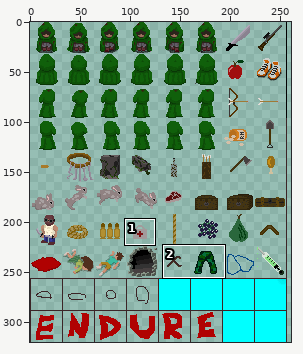
A sprite sheet gets an edit: Assets/Sprites/Tiles.png. The first picture is a wide view before the edit; the outline marks the close-up.
Close-up. Old version:
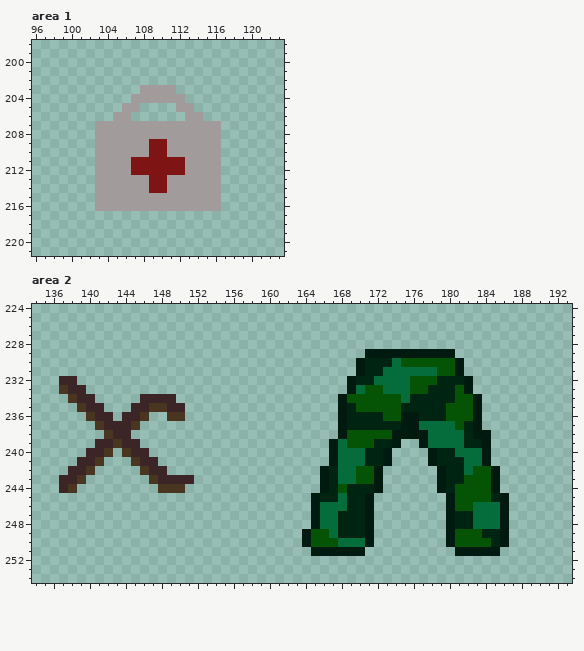
The file is 320x320 pixels. Pixels under 10% opacity are left out. Colours within 5 levels of each other are drawn and written as one. Shown: area 1: x 96..123, y 198..221; area 2: x 134..193, y 224..254. The wide view leaves out empty margins.
New version:
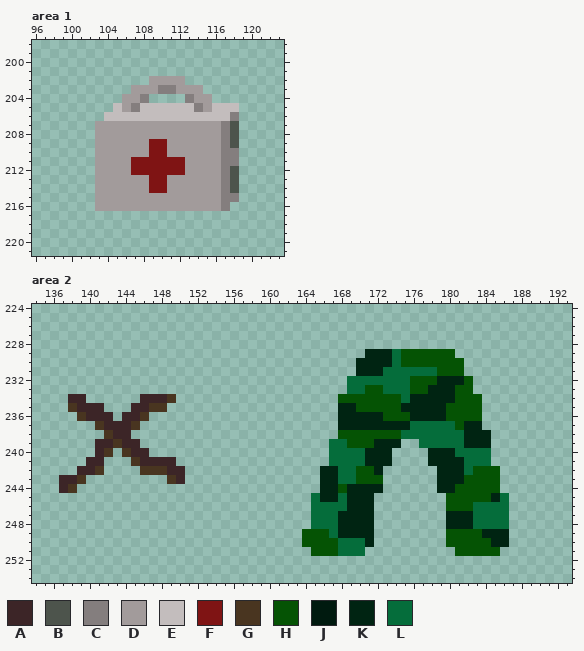
Palette (. is transparent): A #3c2527  B #4d544c  C #847e7e  D #a29b9b  E #c3bdbd  F #7f1414  G #493520  H #055304  J #001a0f  K #002412  L #056d3b
Change:
Area 1:
Colour B is added in rows 207 to 209 at x 118; in rows 212 to 214 at x 118.
Colour C is added in row 204 at x 113; in row 205 at x 114; in row 206 at x 118; in rows 207 to 209 at x 117; in rows 210 to 211 at x 117 to 118; in rows 212 to 214 at x 117.
Colour C is added in row 215 at x 117 to 118; in row 216 at x 117.
Colour C replaces colour D in row 203 at x 110 to 111; in row 204 at x 108; in row 205 at x 107.
Colour D is added in row 202 at x 109 to 112; in row 203 at x 107 and 112 to 114; in row 204 at x 106 and 114 to 115; in row 205 at x 115.
Colour E is added in row 205 at x 105, 108 to 111 and 116 to 118; in row 206 at x 104, 107 to 112 and 115 to 117.
Colour E replaces colour D in row 205 at x 112 to 113; in row 206 at x 105 to 106 and 113 to 114.
Colour D is gone in row 204 at x 109 to 112.
Area 2:
Colour A is added in row 241 at x 148 to 149; in row 242 at x 149 to 150.
Colour A replaces colour G in row 234 at x 138; in row 235 at x 139; in row 236 at x 140; in row 241 at x 141; in row 242 at x 140.
Colour G is added in row 235 at x 138; in row 236 at x 139; in row 242 at x 141.
Colour G replaces colour A in row 234 at x 149; in row 242 at x 147 to 148; in row 243 at x 149.
Colour H replaces colour J in row 229 at x 175 to 180; in rows 230 to 231 at x 181; in rows 232 to 233 at x 182; in row 234 at x 168 and 183; in row 235 at x 183; in row 236 at x 175 and 183.
Colour H replaces colour J in row 238 at x 168 and 174; in row 242 at x 185; in row 243 at x 172 and 185; in row 244 at x 185; in rows 245 to 246 at x 180; in rows 249 to 250 at x 164 and 180.
Colour H replaces colour J in row 251 at x 165 to 167 and 181 to 185.
Colour K replaces colour J in row 229 at x 171 to 173; in rows 230 to 231 at x 170; in row 235 at x 168; in row 236 at x 168 and 176; in row 237 at x 168, 175 and 183; in row 238 at x 183 to 184.
Colour K replaces colour J in row 239 at x 174 and 184; in rows 240 to 241 at x 173 and 178; in row 242 at x 166, 172 and 179; in row 243 at x 166 and 179; in row 244 at x 166, 172 and 179; in rows 245 to 246 at x 171.
Colour K replaces colour J in rows 247 to 248 at x 171 and 180; in rows 249 to 250 at x 171 and 186.
Colour L replaces colour J in row 229 at x 174; in rows 232 to 233 at x 169; in row 237 at x 176; in row 238 at x 175 to 177; in row 239 at x 167 and 177; in rows 240 to 241 at x 167 and 184.
Colour L replaces colour J in rows 245 to 248 at x 165 and 186; in row 251 at x 168 to 170.
Colour L replaces colour K in row 232 at x 170 to 171.
Colour A is gone in row 232 at x 137 to 138; in row 233 at x 138 to 139; in row 234 at x 140; in row 235 at x 149 to 150; in row 240 at x 140; in row 241 at x 139.
Colour A is gone in row 242 at x 138; in row 243 at x 148 and 151.
Colour G is gone in row 233 at x 137; in row 236 at x 149 to 150; in row 243 at x 147; in row 244 at x 148 to 150.
Pixel boxes of the changes (left, top, right, bottom) in both close-ups:
changed: (104, 76, 239, 211)
changed: (302, 349, 509, 556)
changed: (59, 376, 104, 475)
changed: (149, 394, 194, 493)
